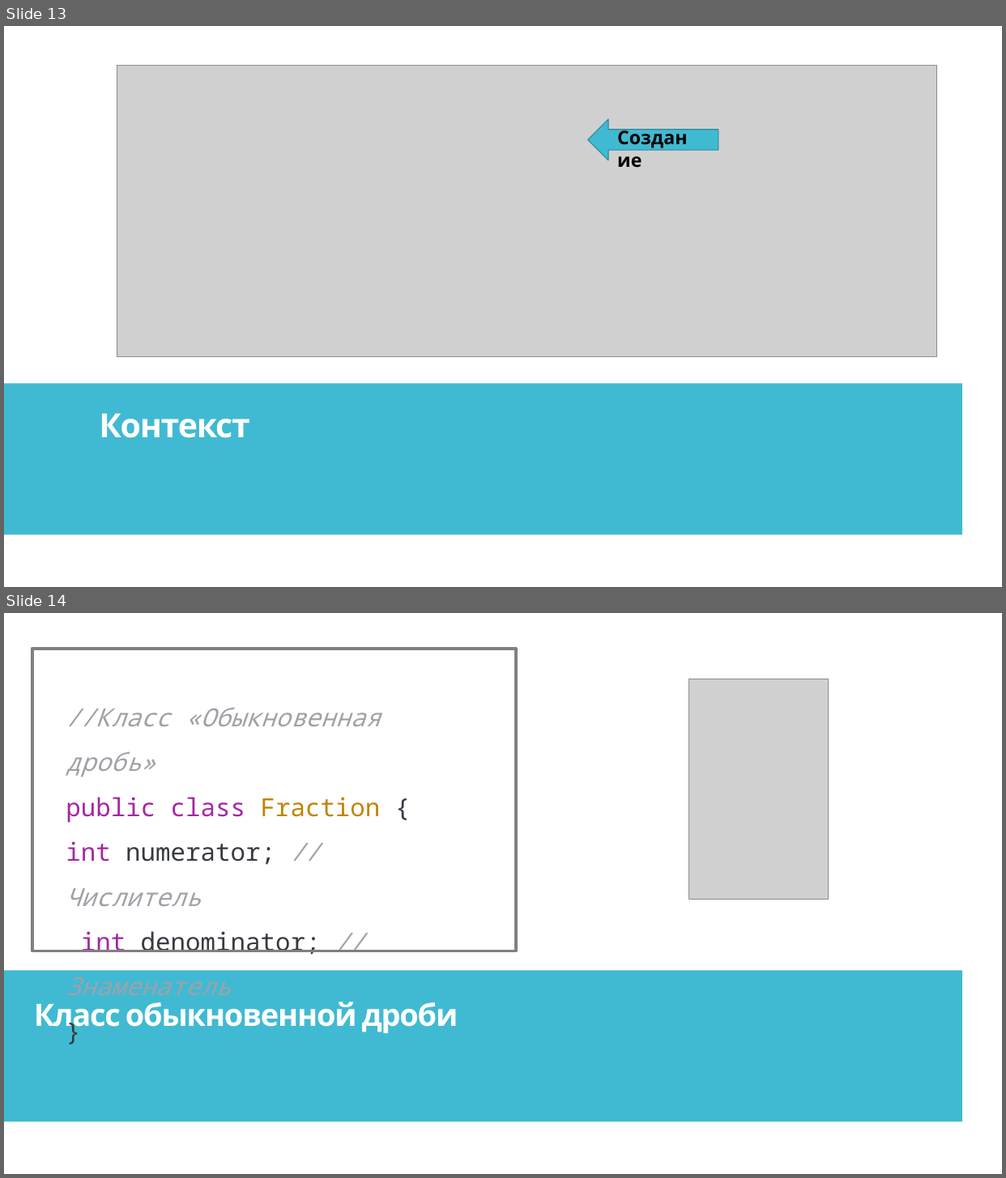
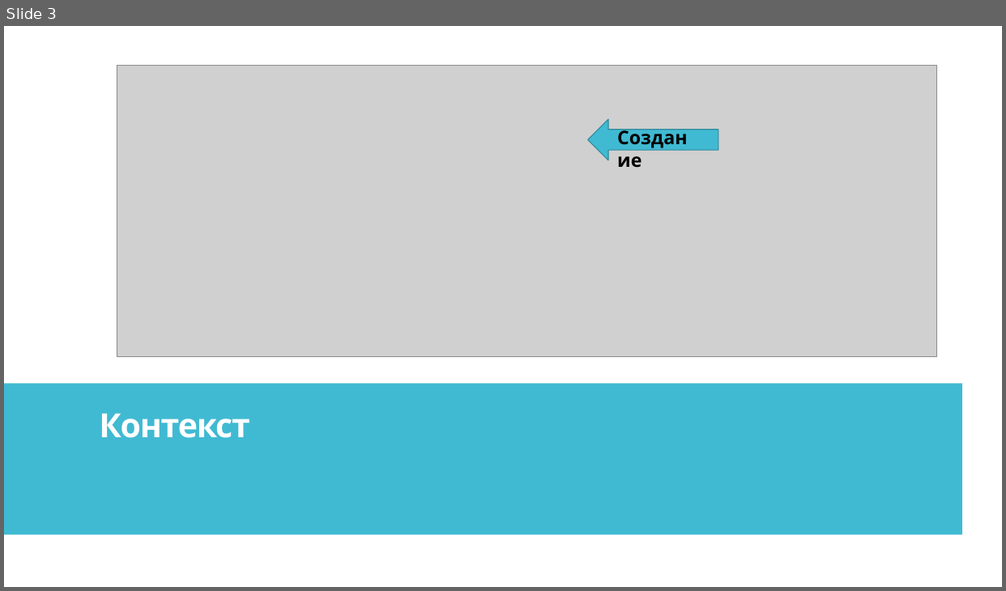
Before and after one commit to IriEfremova/LessonsCube, a slide deck: Android/Lesson15/ContextIntent.pptx. Shown one above the other, each under a label of ours: slides 13 and 14 before the commit, slide 3 after it. The pictures are 1006x1178 and 1006x591 pixels, drawn with LibreOffice and Linux fonts; fonts in the diff are those of the drawing; grey boxes stand for pictures. Boxes give left, top, right and bottom in pixels: in the first picture for what was removed or moved away, otherwise in the second. Text is boxed around its words. In the diff, an @@ line names an element or a change of style, - is before the commit and + after.

```diff
--- a/Android/Lesson15/ContextIntent.pptx
+++ b/Android/Lesson15/ContextIntent.pptx
@@ slide 14 removed at (4,613,1002,1174), background #FFFFFF; not listed: 2 template elements that a slide beside it also shows @@
@@ rectangle removed at (4,613,1002,1174) @@
@@ rectangle removed at (32,648,516,951) @@
@@ picture removed at (689,679,829,900) @@
@@ text removed at (66,708,381,995) @@
-//Класс «Обыкновенная дробь»
-public class Fraction {
-int numerator; // Числитель
-int denominator; // Знаменатель
-}
@@ rectangle removed at (4,971,962,1122) @@
@@ text removed at (34,1002,458,1035) @@
-Класс обыкновенной дроби
@@ what was slide 13 is now slide 3 @@
```
Also in this commit, not shown: 6 slides changed, 10 slides added, 4 other slides removed.
